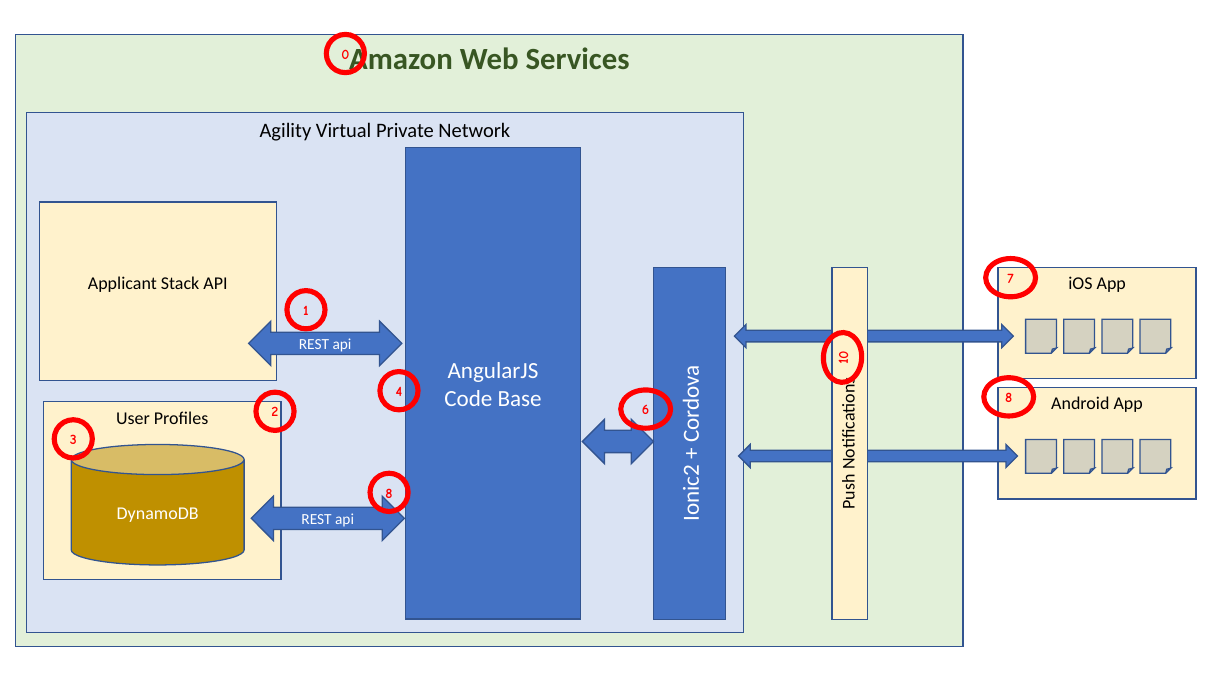
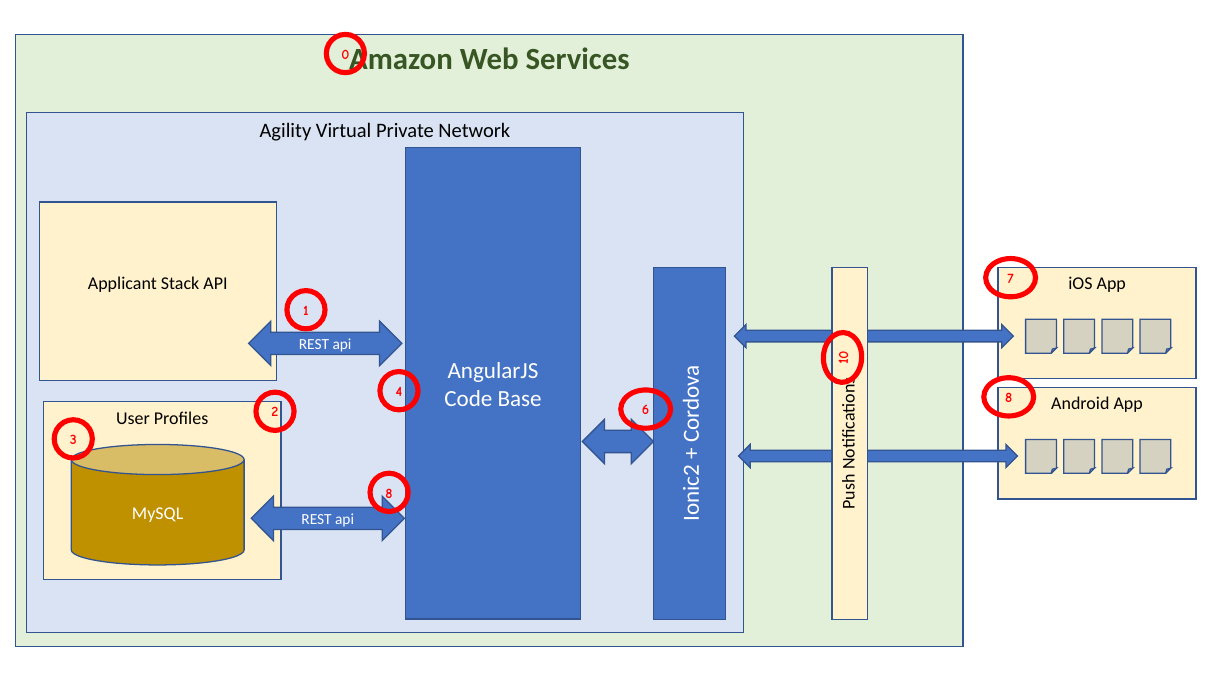
Before and after one commit to Agility360/AWS, a slide deck: slide 3 of frontend/app-design-screens.pptx. Drawn at 1232x693 pixels with LibreOffice and Linux fonts; fonts in the diff are those of the drawing. Boxes give left, top, right and bottom in pixels: in the first picture for what was removed or moved away, otherwise in the second. Text is boxed around its words. In the diff, an @@ line names an element or a change of style, - is before the commit and + after.

```diff
--- a/frontend/app-design-screens.pptx
+++ b/frontend/app-design-screens.pptx
@@ text in cylinder at box(132, 507, 183, 522): text changed @@
-DynamoDB
+MySQL
```
Also in this commit, not shown: 1 other slide changed, 2 other files.
